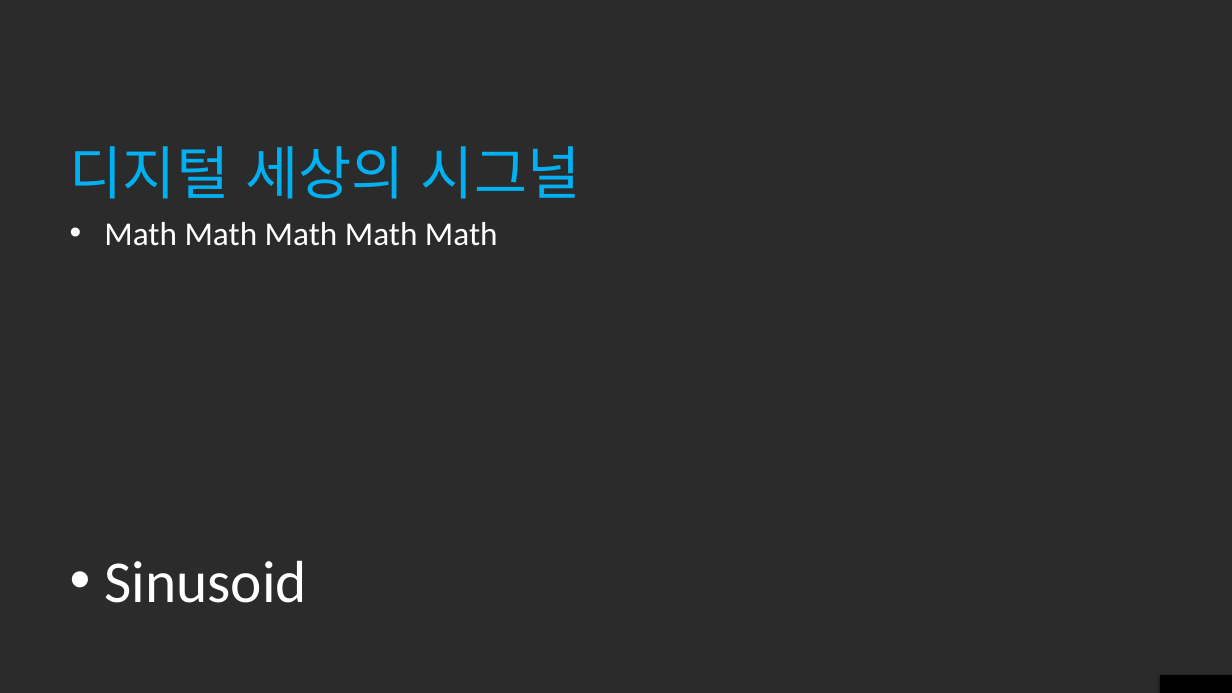
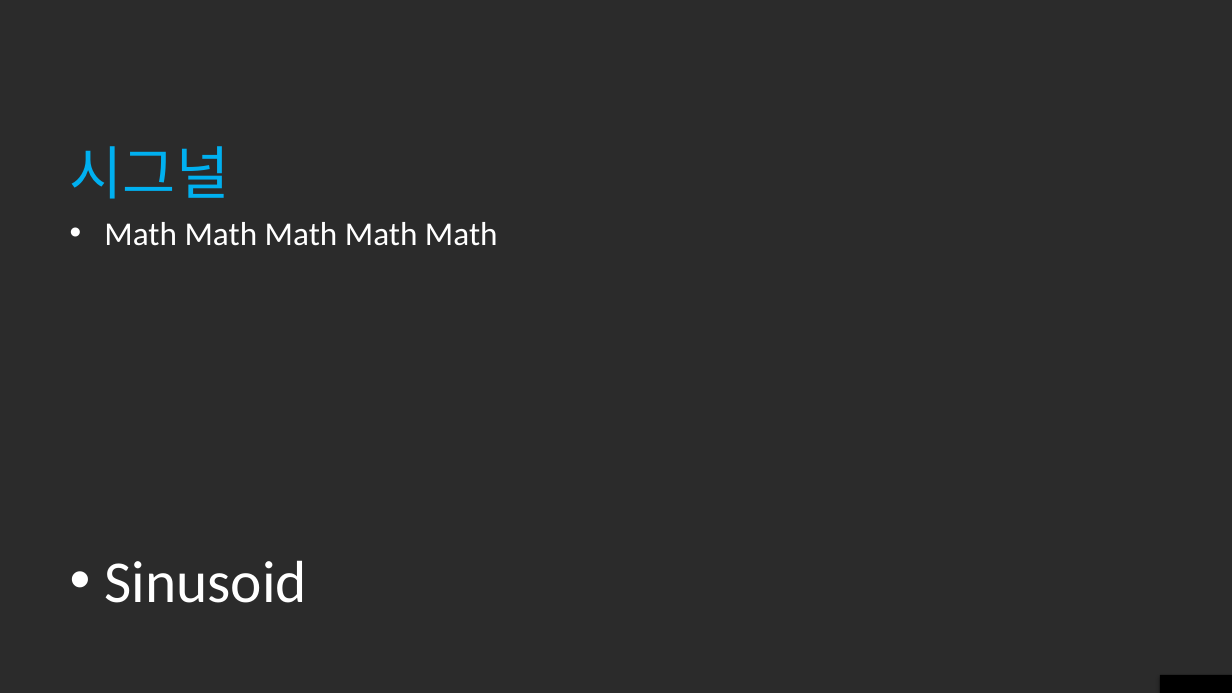
Before and after one commit to klimdev/DSP, a slide deck: slide 7 of 1. Introduction to DSP.pptx (slide 5 before the commit). Drawn at 1232x693 pixels with LibreOffice and Linux fonts; fonts in the diff are those of the drawing; background and template pictures are left out; a plain dark background stands for a picture behind light text. Boxes give left, top, right and bottom in pixels: in the first picture for what was removed or moved away, otherwise in the second. Text is boxed around its words. In the diff, an @@ line names an element or a change of style, - is before the commit and + after.

```diff
--- a/1. Introduction to DSP.pptx
+++ b/1. Introduction to DSP.pptx
@@ title at (70, 146, 229, 199): text changed @@
-디지털 세상의 시그널
+시그널
```
Also in this commit, not shown: 3 other slides changed, 10 slides added, 4 other files.
